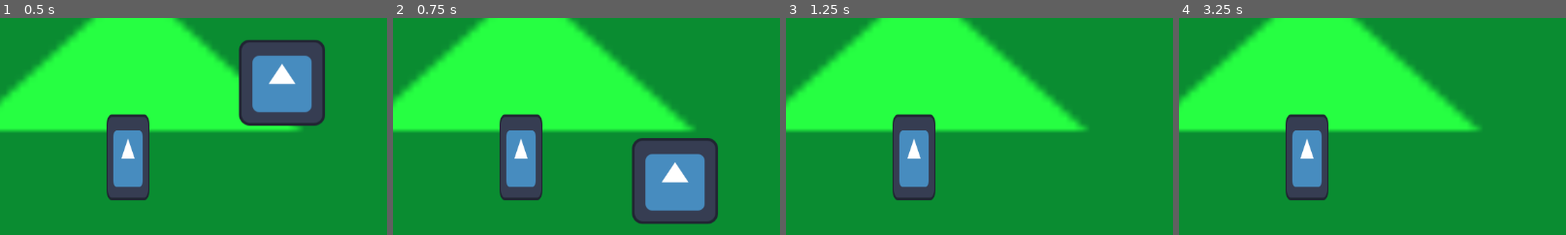
Above: before the commit, frames 1-4 (left to right).
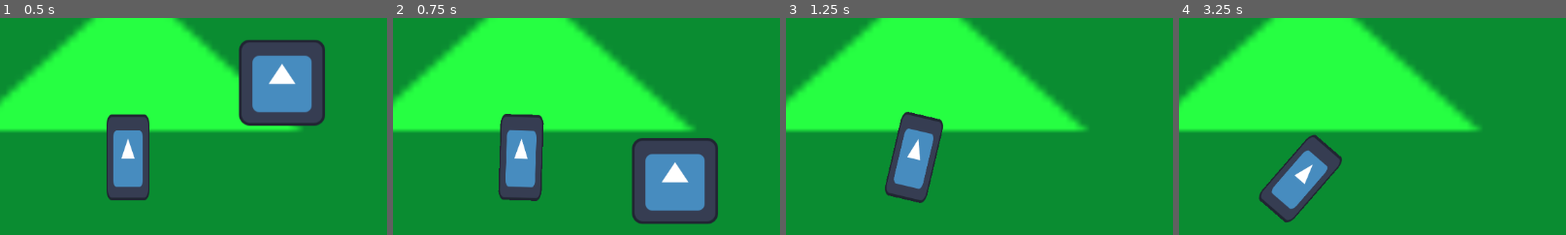
Above: after the commit, the same moments.

Repository: einmar/MalmoGameJam
Game: Godot game, scene res://scenes/sandbox/einars_sandbox.tscn
Two runs of this game, one before a commit and one after it. Both use one fixed random seed, a clock stepped at 60 frames per second and the inputs below. This scene is started directly instead of the project's main scene. The engine's default icon, where the game draws it, is replaced by a stand-in: a white triangle on a blue panel in a dark square.
Inputs:
- Up to frame 1 (0.5 s): no input
- Up to frame 2 (0.75 s): hold D (player1_right) from 0.53 s (still down)
- Up to frame 3 (1.25 s): keep holding D (player1_right)
- Up to frame 4 (3.25 s): release D (player1_right) at 1.28 s; hold S (player1_down) 1.28-2.03 s; hold D (player1_right) 2.03-2.78 s; hold W (player1_up) from 2.78 s (still down)
The pictures show only the part of the screen within x 46-96%, y 40-90%; the shares and areas given below are measured in that part.

Frame 1 is identical in both runs. In frame 2, 0.4% of the frame differs, in the area x 27-40%, y 44-85%; in frame 3, 1.9%; in frame 4, 5.1%, in the area x 20-43%, y 44-95%.

Commit message:
car rigidbody

Diff:
--- a/Scenes/Player/Car/car.gd
+++ b/Scenes/Player/Car/car.gd
@@ -1,7 +1,10 @@
-extends CharacterBody2D
+extends RigidBody2D
+# Loosely based on https://kidscancode.org/godot_recipes/3.x/2d/car_steering/
+
 
 @export var player: int = 0
-@export var steering_force: float = 2
+@export var steering_force: float = 200000
+@export var acceleration: float = 2000
 @export var max_speed: float = 400
 
 var steering: float = 0
@@ -10,15 +13,24 @@
 func _ready() -> void:
 	GameManager.player = self
 
+
+
 func _physics_process(delta: float) -> void:
-	velocity = get_last_motion()
-	var steering_input = Input.get_joy_axis(player,JOY_AXIS_LEFT_X)
-	var acceleration = Input.get_joy_axis(player,JOY_AXIS_LEFT_Y)
+	#print(get_last_motion())
+	#velocity = get_last_motion()
+	var steering_input: float
+	var acceleration_input: float
+	if Input.is_joy_known(0):
+		steering_input = Input.get_joy_axis(player,JOY_AXIS_LEFT_X)
+		acceleration_input = Input.get_joy_axis(player,JOY_AXIS_LEFT_Y)
+	else:
+		steering_input = Input.get_axis("player1_left","player1_right")
+		acceleration_input = Input.get_axis("player1_up","player1_down")
 	#steering = steering_input * deg_to_rad(steering)
-	if is_zero_approx(velocity.length()):
-		speed = 0
-	rotate(steering_input * steering_force * delta)
-	speed += acceleration
-	velocity = transform.y * (speed)
-	move_and_slide()
+	#rotate(steering_input * steering_force * delta)
+	apply_torque(steering_input * steering_force * delta)
+	#speed += acceleration
+	apply_central_force(transform.y * (acceleration_input * acceleration * delta))
+	#velocity += transform.y * (acceleration * 40 * delta)
+	#move_and_slide()
 	#smoothstep(speed,max_speed, )
--- a/Scenes/Player/Car/car.tscn
+++ b/Scenes/Player/Car/car.tscn
@@ -6,7 +6,9 @@
 [sub_resource type="RectangleShape2D" id="RectangleShape2D_qjbmi"]
 size = Vector2(62, 124)
 
-[node name="Car" type="CharacterBody2D"]
+[node name="Car" type="RigidBody2D"]
+gravity_scale = 0.0
+angular_damp = 3.285
 script = ExtResource("1_qjbmi")
 
 [node name="Sprite2D" type="Sprite2D" parent="."]
--- a/scenes/sandbox/einars_sandbox.tscn
+++ b/scenes/sandbox/einars_sandbox.tscn
@@ -22,7 +22,6 @@
 
 [node name="Car" parent="." instance=ExtResource("2_csk1o")]
 position = Vector2(718, 466)
-motion_mode = 1
 
 [node name="RigidBody2D" type="RigidBody2D" parent="."]
 position = Vector2(947, 238)
--- a/systems/game_manager.gd
+++ b/systems/game_manager.gd
@@ -1,7 +1,7 @@
 extends Node
 
 var references = {}
-var player: CharacterBody2D
+var player: RigidBody2D
 
 # Global references
 func add(key: String, value):
